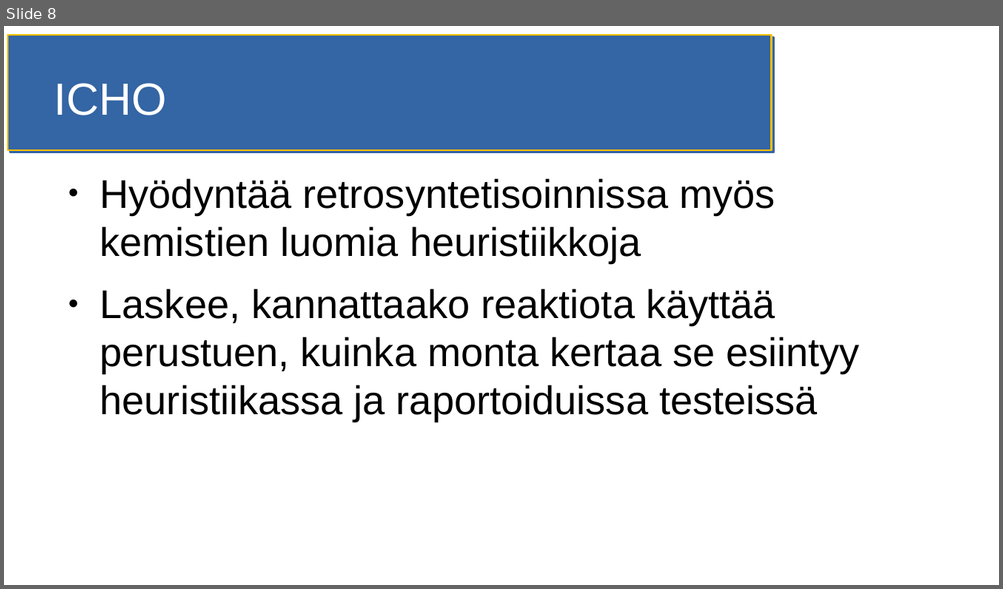
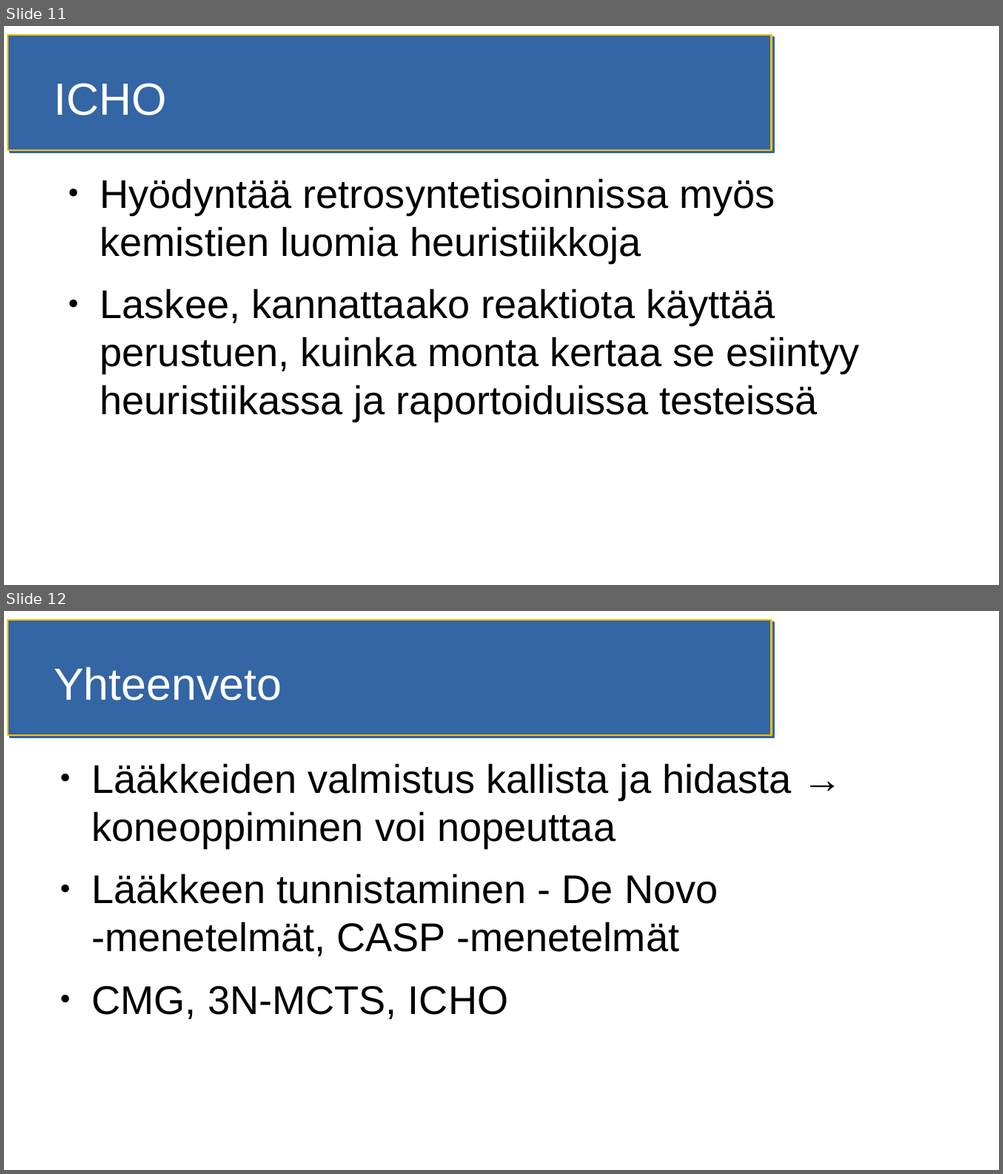
Before and after one commit to HegePI/kanditutkielma, a slide deck: esitelmä.odp. Shown one above the other, each under a label of ours: slide 8 before the commit, slides 11 and 12 after it. The pictures are 1003x589 and 1003x1174 pixels, drawn with LibreOffice and Linux fonts; fonts in the diff are those of the drawing. Boxes give left, top, right and bottom in pixels: in the first picture for what was removed or moved away, otherwise in the second. Text is boxed around its words. In the diff, an @@ line names an element or a change of style, - is before the commit and + after.

```diff
--- a/esitelmä.odp
+++ b/esitelmä.odp
@@ slide 12 added at [4,611,999,1170], background #FFFFFF; not listed: 1 template element that a slide beside it also shows @@
@@ title added at [54,667,282,701], 36 pt, text #FFFFFF @@
+Yhteenveto
@@ text added at [92,763,791,1019], 32 pt, text #000000 @@
+● Lääkkeiden valmistus kallista ja hidasta → koneoppiminen voi nopeuttaa
+● Lääkkeen tunnistaminen - De Novo -menetelmät, CASP -menetelmät
+● CMG, 3N-MCTS, ICHO
@@ what was slide 8 is now slide 11 @@
```
Also in this commit, not shown: 4 slides changed, 4 other slides added, 4 slides removed, 5 other files.
